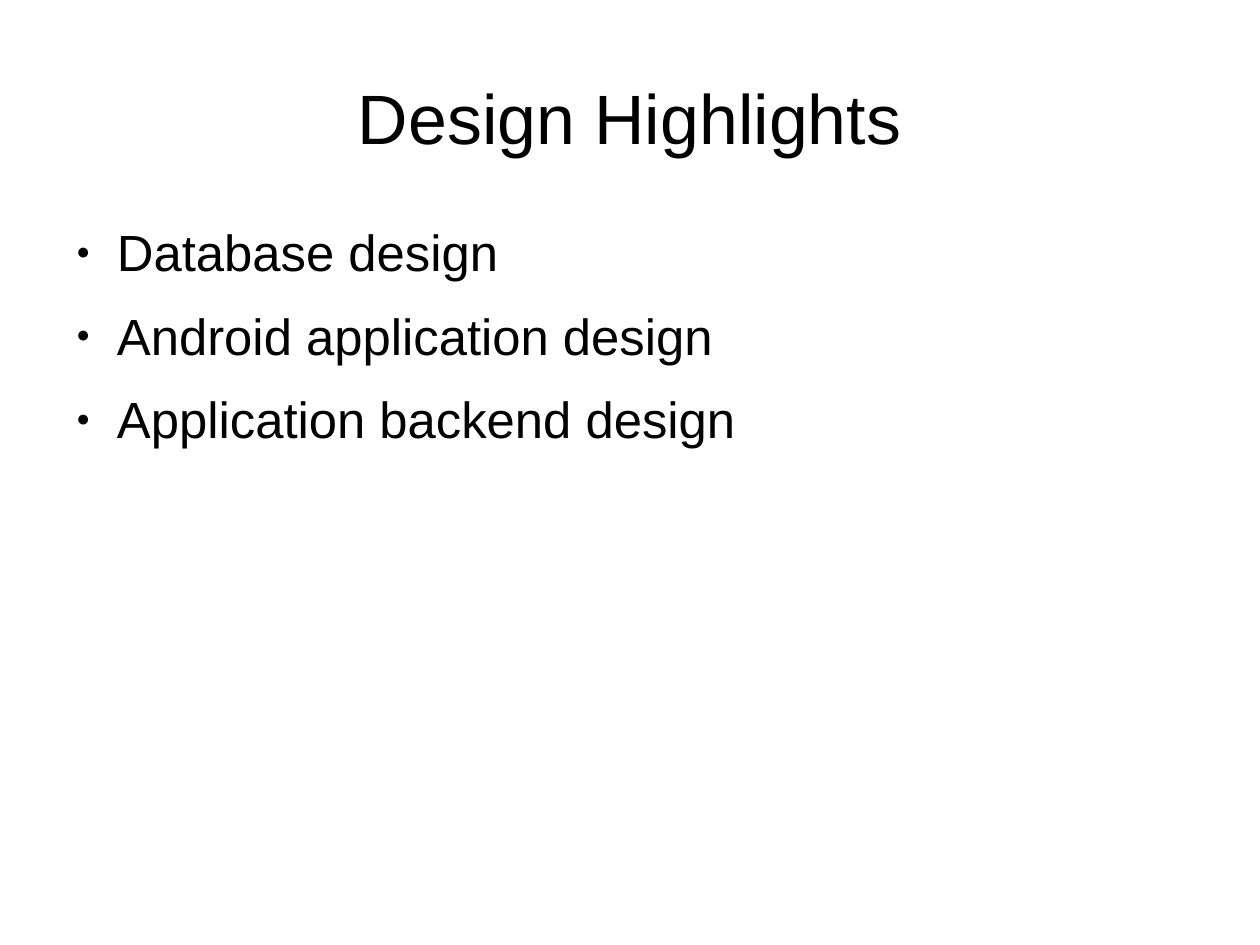
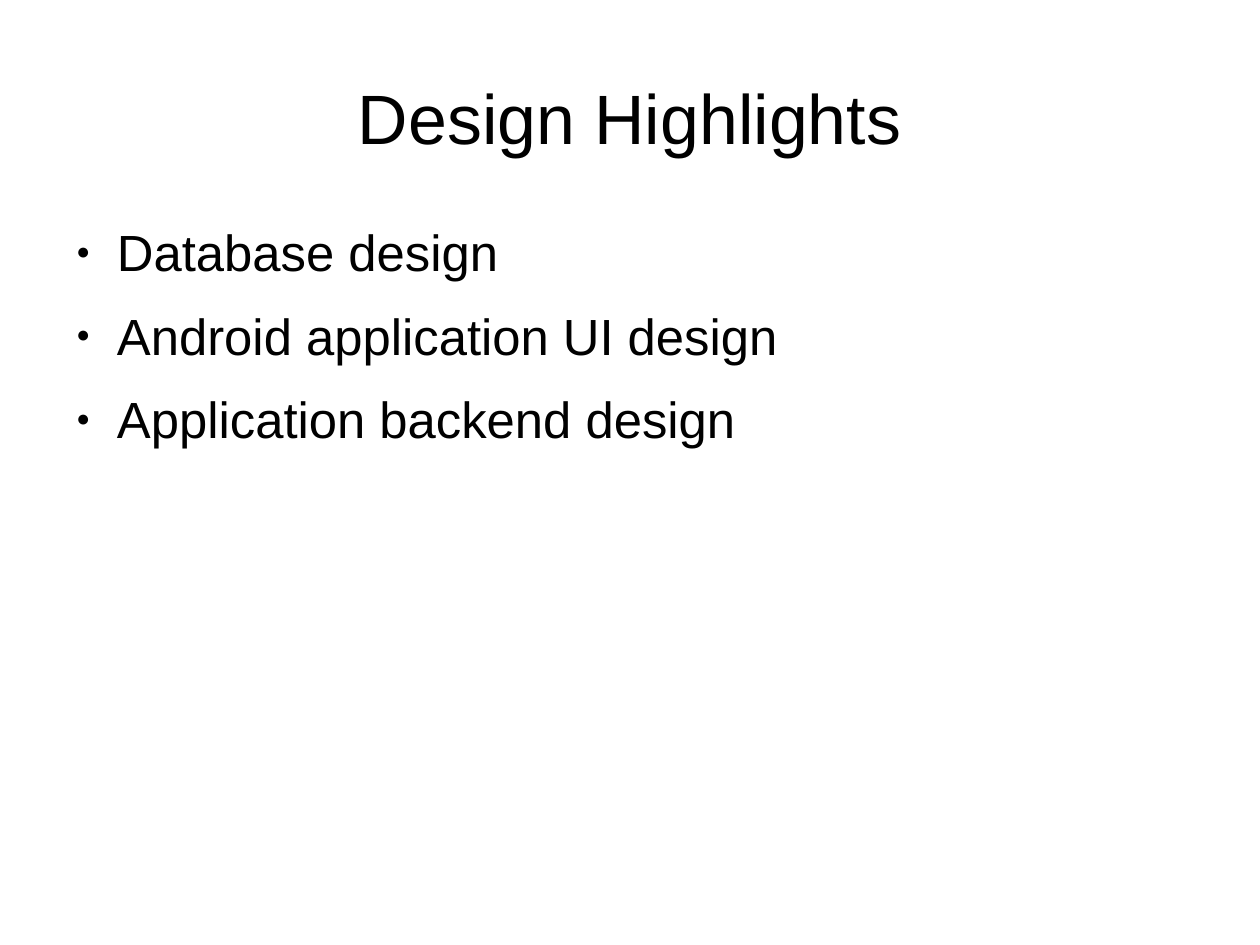
Before and after one commit to smartwatermanagement/self-healing-water-networks, a slide deck: slide 3 of Documentation/Design/design presentation.odp. Drawn at 1260x945 pixels with LibreOffice and Linux fonts; fonts in the diff are those of the drawing. Boxes give left, top, right and bottom in pixels: in the first picture for what was removed or moved away, otherwise in the second. Text is boxed around its words. In the diff, an @@ line names an element or a change of style, - is before the commit and + after.

```diff
--- a/Documentation/Design/design presentation.odp
+++ b/Documentation/Design/design presentation.odp
@@ text at [117, 318, 778, 365]: text changed @@
-● Android application design
+● Android application UI design
```
Also in this commit, not shown: 6 other slides changed, 2 slides added, 1 slide removed, 3 other files.
